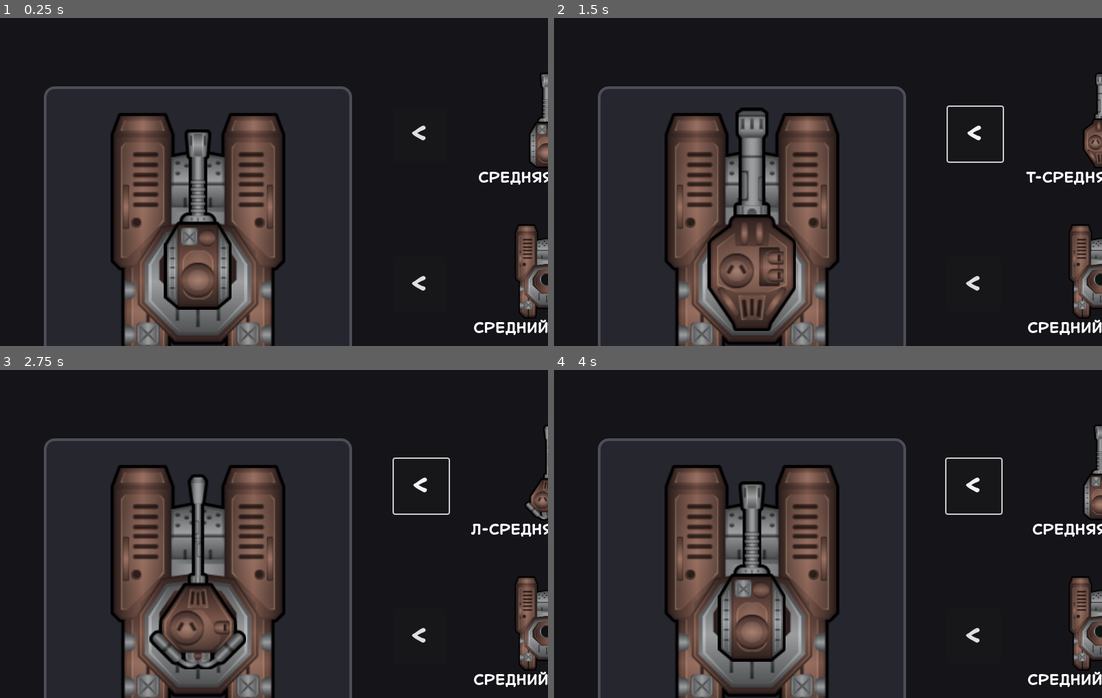
Above: before the commit, frames 1-4 (two rows, left to right).
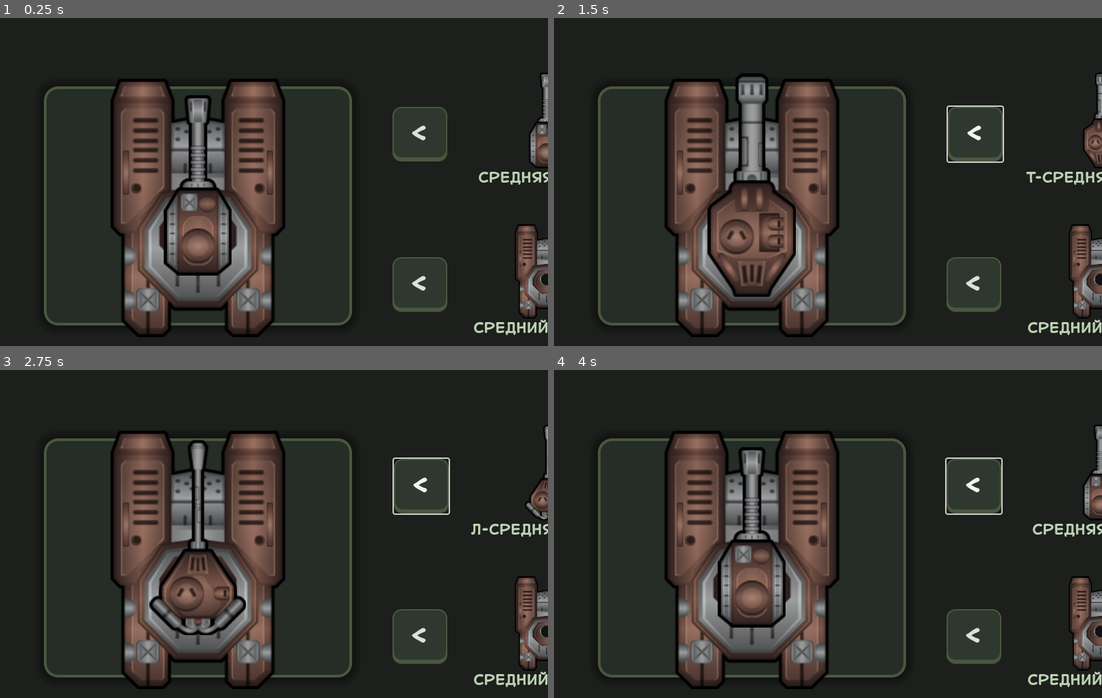
Above: after the commit, the same moments.

Repository: top-it-090304/Selyavi
Game: Godot game, scene res://scenes/MenuScenes/Shop.tscn
Two runs of this game, one before a commit and one after it. Both use one fixed random seed, a clock stepped at 60 frames per second and the inputs below. This scene is started directly instead of the project's main scene.
Inputs (mouse positions are in pixels of both pictures, inside the frame that each line leads up to):
- Up to frame 1 (0.25 s): no input
- Up to frame 2 (1.5 s): click "<" at 0.5 s; tap Enter at 1.25 s; move the mouse to (948, 165) at 1.27 s; hold D (move_right) from 1.28 s (still down); tap 1 (light_bullet) at 1.35 s; click (948, 165) at 1.42 s
- Up to frame 3 (2.75 s): release D (move_right) at 2 s; tap Space at 2 s; drag from (164, 550) to (246, 599) at 2.02 s
- Up to frame 4 (4 s): tap Enter at 2.75 s; move the mouse to (882, 461) at 2.77 s; hold D (move_right) 2.78-3.5 s; tap 3 (plasma) at 2.85 s; tap Space at 3.5 s; drag from (800, 599) to (663, 484) at 3.52 s

The runs differ from the first frame. In frame 1, 21% of the frame differs, in the area x 8-100%, y 18-100%; in frame 2, 21%; in frame 3, 22%; in frame 4, 21%.

Commit message:
The design of the store's screen has been changed

Diff:
--- a/scenes/MenuScenes/Shop.tscn
+++ b/scenes/MenuScenes/Shop.tscn
@@ -1,23 +1,84 @@
-[gd_scene load_steps=7 format=3 uid="uid://cdxfm038kd06l"]
+[gd_scene load_steps=12 format=3 uid="uid://cdxfm038kd06l"]
 
 [ext_resource type="Script" uid="uid://vja1k2m687in" path="res://scripts/MenuScripts/Shop.gd" id="1_shop"]
 [ext_resource type="FontFile" uid="uid://bsnvk4l0ue5ri" path="res://assets/fonts/ofont.ru_Shonen.ttf" id="2_font"]
 [ext_resource type="Texture2D" uid="uid://bpdqon4pc1ayv" path="res://assets/logo.png" id="3_l6lbb"]
 
 [sub_resource type="StyleBoxFlat" id="StyleBoxFlat_dark_bg"]
-bg_color = Color(0.15, 0.15, 0.18, 1)
+bg_color = Color(0.14902, 0.172549, 0.14902, 1)
 border_width_left = 4
 border_width_top = 4
 border_width_right = 4
 border_width_bottom = 4
-border_color = Color(0.3, 0.3, 0.35, 1)
-corner_radius_top_left = 15
-corner_radius_top_right = 15
-corner_radius_bottom_right = 15
-corner_radius_bottom_left = 15
+border_color = Color(0.290196, 0.341176, 0.25098, 1)
+corner_radius_top_left = 20
+corner_radius_top_right = 20
+corner_radius_bottom_right = 20
+corner_radius_bottom_left = 20
+shadow_color = Color(0, 0, 0, 0.392157)
+shadow_size = 15
+
+[sub_resource type="LabelSettings" id="LabelSettings_stats"]
+font = ExtResource("2_font")
+font_size = 32
+font_color = Color(0.741176, 0.819608, 0.705882, 1)
+
+[sub_resource type="StyleBoxFlat" id="StyleBoxFlat_btn_hover"]
+content_margin_left = 20.0
+content_margin_top = 10.0
+content_margin_right = 20.0
+content_margin_bottom = 10.0
+bg_color = Color(0.25098, 0.301961, 0.25098, 1)
+border_width_left = 2
+border_width_top = 2
+border_width_right = 2
+border_width_bottom = 6
+border_color = Color(0.439216, 0.501961, 0.380392, 1)
+corner_radius_top_left = 12
+corner_radius_top_right = 12
+corner_radius_bottom_right = 12
+corner_radius_bottom_left = 12
+shadow_color = Color(0.439216, 0.501961, 0.380392, 0.235294)
+shadow_size = 10
+
+[sub_resource type="StyleBoxFlat" id="StyleBoxFlat_btn_pressed"]
+content_margin_left = 20.0
+content_margin_top = 14.0
+content_margin_right = 20.0
+content_margin_bottom = 6.0
+bg_color = Color(0.121569, 0.14902, 0.121569, 1)
+border_width_left = 2
+border_width_top = 4
+border_width_right = 2
+border_width_bottom = 2
+border_color = Color(0.0784314, 0.0901961, 0.0784314, 1)
+corner_radius_top_left = 12
+corner_radius_top_right = 12
+corner_radius_bottom_right = 12
+corner_radius_bottom_left = 12
+
+[sub_resource type="StyleBoxFlat" id="StyleBoxFlat_btn_normal"]
+content_margin_left = 20.0
+content_margin_top = 10.0
+content_margin_right = 20.0
+content_margin_bottom = 10.0
+bg_color = Color(0.180392, 0.219608, 0.180392, 1)
+border_width_left = 2
+border_width_top = 2
+border_width_right = 2
+border_width_bottom = 6
+border_color = Color(0.290196, 0.341176, 0.25098, 1)
+corner_radius_top_left = 12
+corner_radius_top_right = 12
+corner_radius_bottom_right = 12
+corner_radius_bottom_left = 12
 
 [sub_resource type="StyleBoxFlat" id="StyleBoxFlat_color_fill"]
 bg_color = Color(1, 1, 1, 1)
+corner_radius_top_left = 5
+corner_radius_top_right = 5
+corner_radius_bottom_right = 5
+corner_radius_bottom_left = 5
 
 [sub_resource type="StyleBoxFlat" id="StyleBoxFlat_black_border"]
 bg_color = Color(0.6, 0.6, 0.6, 0)
@@ -25,7 +86,18 @@
 border_width_top = 4
 border_width_right = 4
 border_width_bottom = 4
-border_color = Color(0, 0, 0, 1)
+border_color = Color(0.0784314, 0.0901961, 0.0784314, 1)
+corner_radius_top_left = 8
+corner_radius_top_right = 8
+corner_radius_bottom_right = 8
+corner_radius_bottom_left = 8
+
+[sub_resource type="LabelSettings" id="LabelSettings_money"]
+font = ExtResource("2_font")
+font_size = 42
+font_color = Color(0.741176, 0.819608, 0.705882, 1)
+outline_size = 8
+outline_color = Color(0.0784314, 0.0901961, 0.0784314, 1)
 
 [node name="Shop" type="Control"]
 layout_mode = 3
@@ -43,14 +115,14 @@
 anchor_bottom = 1.0
 grow_horizontal = 2
 grow_vertical = 2
-color = Color(0.08, 0.08, 0.1, 1)
+color = Color(0.109804, 0.121569, 0.109804, 1)
 
 [node name="TankFrame" type="Panel" parent="."]
 layout_mode = 0
 offset_left = 64.0
 offset_top = 100.0
 offset_right = 514.0
-offset_bottom = 550.0
+offset_bottom = 450.0
 theme_override_styles/panel = SubResource("StyleBoxFlat_dark_bg")
 
 [node name="TankPreview" type="Control" parent="TankFrame"]
@@ -72,34 +144,31 @@
 [node name="Stats" type="VBoxContainer" parent="."]
 layout_mode = 0
 offset_left = 64.0
-offset_top = 570.0
+offset_top = 470.0
 offset_right = 514.0
 offset_bottom = 750.0
 theme_override_constants/separation = 20
+alignment = 1
 
 [node name="Damage" type="Label" parent="Stats"]
 layout_mode = 2
-theme_override_fonts/font = ExtResource("2_font")
-theme_override_font_sizes/font_size = 32
 text = "УРОН: x1.0"
+label_settings = SubResource("LabelSettings_stats")
 
 [node name="HP" type="Label" parent="Stats"]
 layout_mode = 2
-theme_override_fonts/font = ExtResource("2_font")
-theme_override_font_sizes/font_size = 32
 text = "ЗДОРОВЬЕ: 100"
+label_settings = SubResource("LabelSettings_stats")
 
 [node name="Speed" type="Label" parent="Stats"]
 layout_mode = 2
-theme_override_fonts/font = ExtResource("2_font")
-theme_override_font_sizes/font_size = 32
 text = "СКОРОСТЬ: 250"
+label_settings = SubResource("LabelSettings_stats")
 
 [node name="ROF" type="Label" parent="Stats"]
 layout_mode = 2
-theme_override_fonts/font = ExtResource("2_font")
-theme_override_font_sizes/font_size = 32
 text = "СКОРОСТРЕЛЬНОСТЬ: 1.0s"
+label_settings = SubResource("LabelSettings_stats")
 
 [node name="Selectors" type="VBoxContainer" parent="."]
 layout_mode = 0
@@ -121,6 +190,9 @@
 size_flags_vertical = 4
 theme_override_fonts/font = ExtResource("2_font")
 theme_override_font_sizes/font_size = 40
+theme_override_styles/hover = SubResource("StyleBoxFlat_btn_hover")
+theme_override_styles/pressed = SubResource("StyleBoxFlat_btn_pressed")
+theme_override_styles/normal = SubResource("StyleBoxFlat_btn_normal")
 text = "<"
 
 [node name="Display" type="Control" parent="Selectors/GunSelector"]
@@ -152,6 +224,7 @@
 offset_right = 125.0
 grow_horizontal = 2
 grow_vertical = 0
+theme_override_colors/font_color = Color(0.741176, 0.819608, 0.705882, 1)
 theme_override_fonts/font = ExtResource("2_font")
 theme_override_font_sizes/font_size = 20
 text = "ПУШКА"
@@ -163,6 +236,9 @@
 size_flags_vertical = 4
 theme_override_fonts/font = ExtResource("2_font")
 theme_override_font_sizes/font_size = 40
+theme_override_styles/hover = SubResource("StyleBoxFlat_btn_hover")
+theme_override_styles/pressed = SubResource("StyleBoxFlat_btn_pressed")
+theme_override_styles/normal = SubResource("StyleBoxFlat_btn_normal")
 text = ">"
 
 [node name="BuyGun" type="Button" parent="Selectors/GunSelector"]
@@ -171,6 +247,9 @@
 size_flags_vertical = 4
 theme_override_fonts/font = ExtResource("2_font")
 theme_override_font_sizes/font_size = 30
+theme_override_styles/hover = SubResource("StyleBoxFlat_btn_hover")
+theme_override_styles/pressed = SubResource("StyleBoxFlat_btn_pressed")
+theme_override_styles/normal = SubResource("StyleBoxFlat_btn_normal")
 text = "КУПИТЬ"
 
 [node name="HullSelector" type="HBoxContainer" parent="Selectors"]
@@ -184,6 +263,9 @@
 size_flags_vertical = 4
 theme_override_fonts/font = ExtResource("2_font")
 theme_override_font_sizes/font_size = 40
+theme_override_styles/hover = SubResource("StyleBoxFlat_btn_hover")
+theme_override_styles/pressed = SubResource("StyleBoxFlat_btn_pressed")
+theme_override_styles/normal = SubResource("StyleBoxFlat_btn_normal")
 text = "<"
 
 [node name="Display" type="Control" parent="Selectors/HullSelector"]
@@ -215,6 +297,7 @@
 offset_right = 125.0
 grow_horizontal = 2
 grow_vertical = 0
+theme_override_colors/font_color = Color(0.741176, 0.819608, 0.705882, 1)
 theme_override_fonts/font = ExtResource("2_font")
 theme_override_font_sizes/font_size = 20
 text = "КОРПУС"
@@ -226,6 +309,9 @@
 size_flags_vertical = 4
 theme_override_fonts/font = ExtResource("2_font")
 theme_override_font_sizes/font_size = 40
+theme_override_styles/hover = SubResource("StyleBoxFlat_btn_hover")
+theme_override_styles/pressed = SubResource("StyleBoxFlat_btn_pressed")
+theme_override_styles/normal = SubResource("StyleBoxFlat_btn_normal")
 text = ">"
 
 [node name="BuyHull" type="Button" parent="Selectors/HullSelector"]
@@ -234,6 +320,9 @@
 size_flags_vertical = 4
 theme_override_fonts/font = ExtResource("2_font")
 theme_override_font_sizes/font_size = 30
+theme_override_styles/hover = SubResource("StyleBoxFlat_btn_hover")
+theme_override_styles/pressed = SubResource("StyleBoxFlat_btn_pressed")
+theme_override_styles/normal = SubResource("StyleBoxFlat_btn_normal")
 text = "КУПИТЬ"
 
 [node name="ColorSelector" type="HBoxContainer" parent="Selectors"]
@@ -247,6 +336,9 @@
 size_flags_vertical = 4
 theme_override_fonts/font = ExtResource("2_font")
 theme_override_font_sizes/font_size = 40
+theme_override_styles/hover = SubResource("StyleBoxFlat_btn_hover")
+theme_override_styles/pressed = SubResource("StyleBoxFlat_btn_pressed")
+theme_override_styles/normal = SubResource("StyleBoxFlat_btn_normal")
 text = "<"
 
 [node name="Display" type="Control" parent="Selectors/ColorSelector"]
@@ -299,6 +391,7 @@
 offset_right = 125.0
 grow_horizontal = 2
 grow_vertical = 0
+theme_override_colors/font_color = Color(0.741176, 0.819608, 0.705882, 1)
 theme_override_fonts/font = ExtResource("2_font")
 theme_override_font_sizes/font_size = 20
 text = "ЦВЕТ"
@@ -310,6 +403,9 @@
 size_flags_vertical = 4
 theme_override_fonts/font = ExtResource("2_font")
 theme_override_font_sizes/font_size = 40
+theme_override_styles/hover = SubResource("StyleBoxFlat_btn_hover")
+theme_override_styles/pressed = SubResource("StyleBoxFlat_btn_pressed")
+theme_override_styles/normal = SubResource("StyleBoxFlat_btn_normal")
 text = ">"
 
 [node name="BuyColor" type="Button" parent="Selectors/ColorSelector"]
@@ -318,6 +414,9 @@
 size_flags_vertical = 4
 theme_override_fonts/font = ExtResource("2_font")
 theme_override_font_sizes/font_size = 30
+theme_override_styles/hover = SubResource("StyleBoxFlat_btn_hover")
+theme_override_styles/pressed = SubResource("StyleBoxFlat_btn_pressed")
+theme_override_styles/normal = SubResource("StyleBoxFlat_btn_normal")
 text = "КУПИТЬ"
 
 [node name="MoneyLabel" type="Label" parent="."]
@@ -326,9 +425,8 @@
 offset_top = 20.0
 offset_right = 1432.0
 offset_bottom = 80.0
-theme_override_fonts/font = ExtResource("2_font")
-theme_override_font_sizes/font_size = 42
 text = "0"
+label_settings = SubResource("LabelSettings_money")
 
 [node name="BackButton" type="Button" parent="."]
 layout_mode = 1
@@ -342,6 +440,9 @@
 grow_horizontal = 0
 theme_override_fonts/font = ExtResource("2_font")
 theme_override_font_sizes/font_size = 36
+theme_override_styles/hover = SubResource("StyleBoxFlat_btn_hover")
+theme_override_styles/pressed = SubResource("StyleBoxFlat_btn_pressed")
+theme_override_styles/normal = SubResource("StyleBoxFlat_btn_normal")
 text = "Назад"
 
 [node name="Logo" type="Sprite2D" parent="."]
